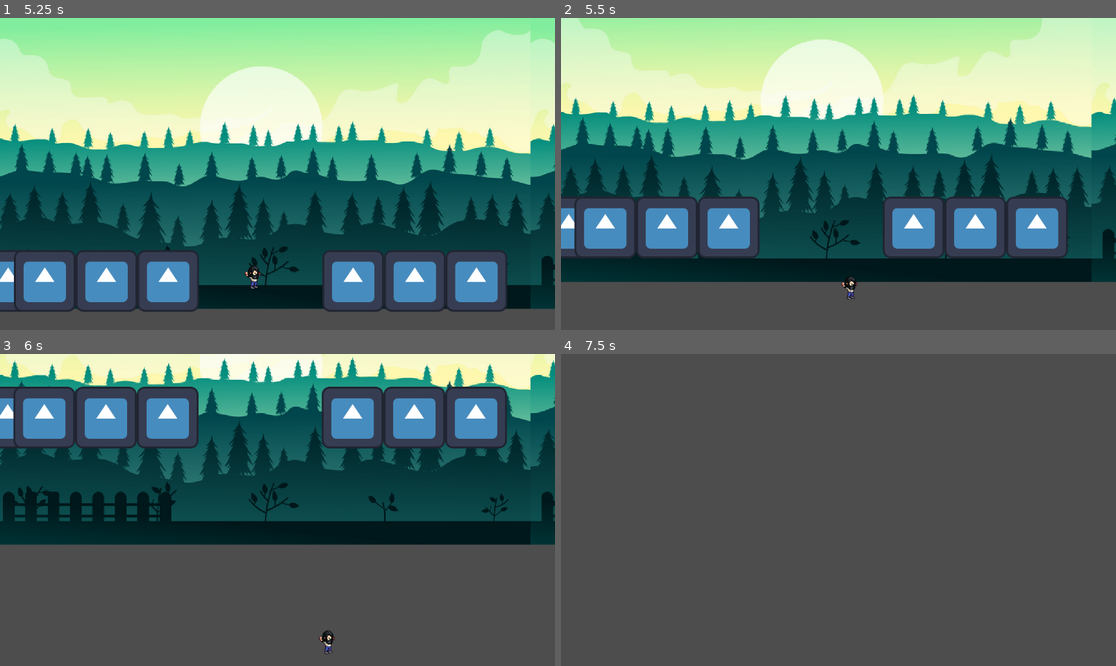
Above: before the commit, frames 1-4 (two rows, left to right).
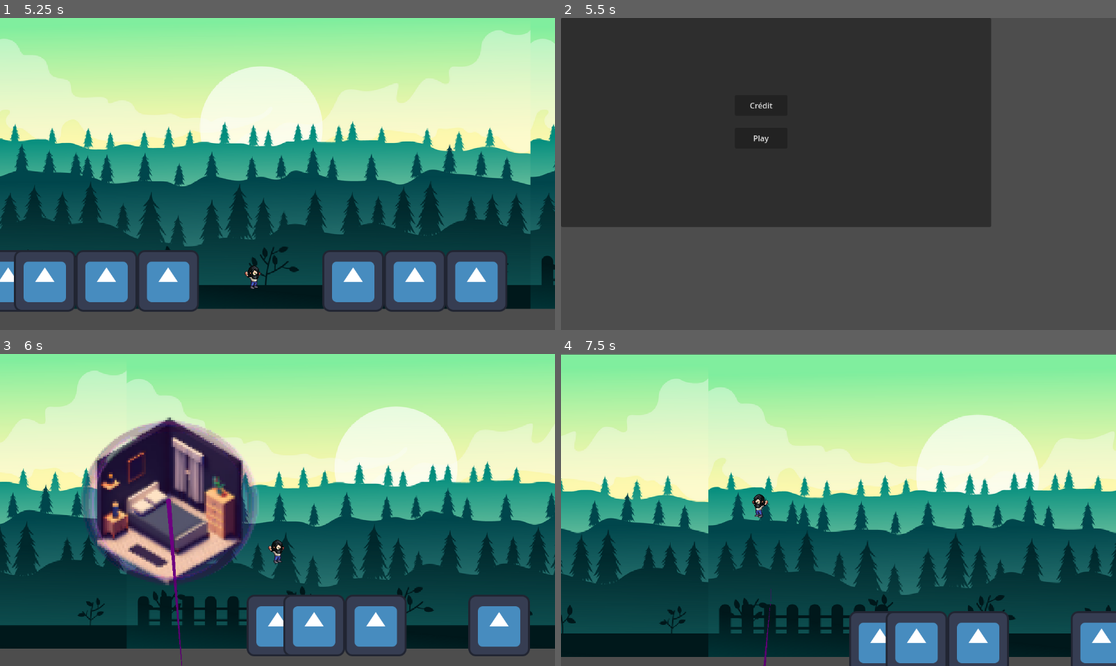
Above: after the commit, the same moments.

Repository: Narrop/Jame-Gam-17
Game: Godot game, scene res://Scenes/Levels/Level1.tscn
Same seed, same stepped clock (60 frames per second), same inputs: the game is played once before the commit and once after it. The engine's default icon, where the game draws it, is replaced by a stand-in: a white triangle on a blue panel in a dark square.
Inputs (mouse positions are in pixels of both pictures, inside the frame that each line leads up to):
- Up to frame 1 (5.25 s): tap Enter (ui_accept) at 0.5, 0.77, 1.52, 3.02, 3.77, 4.52 s; hold Right (ui_right) 0.53-2.03 s; hold Left (ui_left) 2.03-2.78 s; hold Right (ui_right) 2.78-4.28 s; hold Left (ui_left) 4.28-5.03 s; hold Right (ui_right) from 5.03 s (still down)
- Up to frame 2 (5.5 s): keep holding Right (ui_right)
- Up to frame 3 (6 s): release Right (ui_right) at 5.75 s; click (199, 475) at 5.75 s, where only the run after the commit has a clickable "Play"
- Up to frame 4 (7.5 s): hold Left (ui_left) from 6.53 s (still down); tap Enter (ui_accept) at 6.77 s

Frame 1 is identical in both runs. In frame 2, 81% of the frame differs, in the area x 0-100%, y 0-91%; in frame 3, 90%; in frame 4, 96%, in the area x 0-100%, y 0-100%.

Commit message:
fix(player): loose if fall

Diff:
--- a/Scenes/Actors/Player.gd
+++ b/Scenes/Actors/Player.gd
@@ -6,9 +6,6 @@
 
 # Get the gravity from the project settings to be synced with RigidBody nodes.
 var gravity = ProjectSettings.get_setting("physics/2d/default_gravity")
-
-var _is_falling = true
-
 
 @onready var sprite = $AnimatedSprite2D
 
@@ -45,4 +42,8 @@
 	else:
 		velocity.x = move_toward(velocity.x, 0, SPEED)
 
+	# Loose if falling
+	if position.y >= 0:
+		get_tree().change_scene_to_file("res://Scenes/menu/Menu.tscn")
+
 	move_and_slide()
Not shown, added: Asset/Lego_spike.png.import
